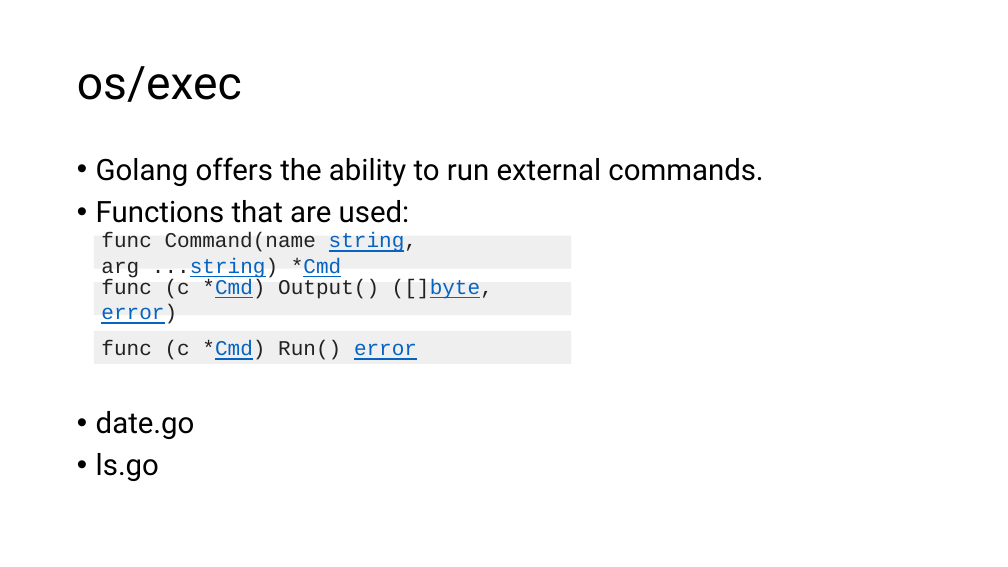
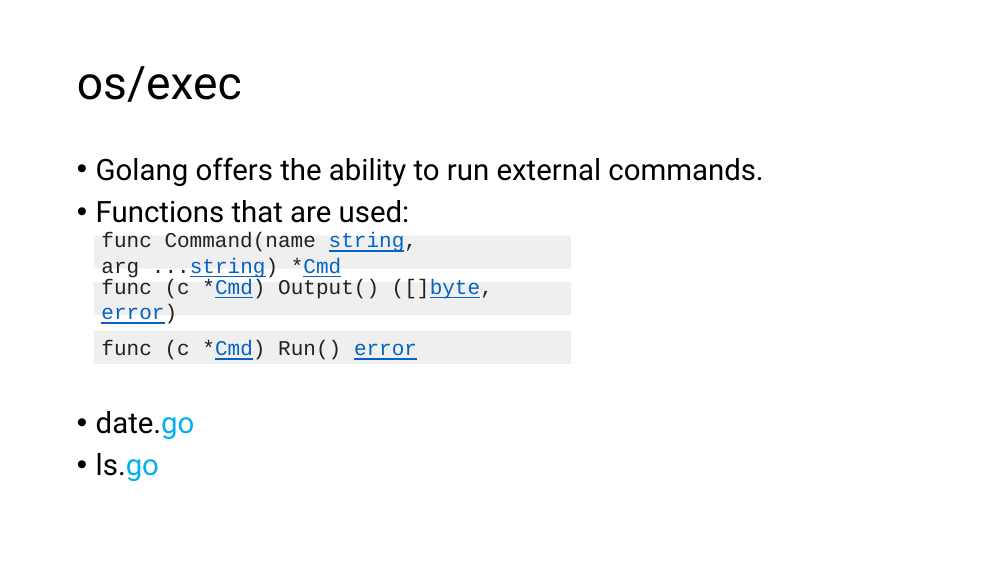
Before and after one commit to AlnaberA/golang_tutorial_projects, a slide deck: slide 6 of assets/powerpoints/golang2.pptx (slide 5 before the commit). Drawn at 1008x567 pixels with LibreOffice and Linux fonts; fonts in the diff are those of the drawing. Boxes give left, top, right and bottom in pixels: in the first picture for what was removed or moved away, otherwise in the second. Text is boxed around its words. In the diff, an @@ line names an element or a change of style, - is before the commit and + after.

```diff
--- a/assets/powerpoints/golang2.pptx
+++ b/assets/powerpoints/golang2.pptx
@@ text at [96, 411, 195, 481]: text colour #000000 to #00B0F0 in "date.go", "ls.go" @@
```
Also in this commit, not shown: 4 slides added, 2 slides removed, 1 other file.
